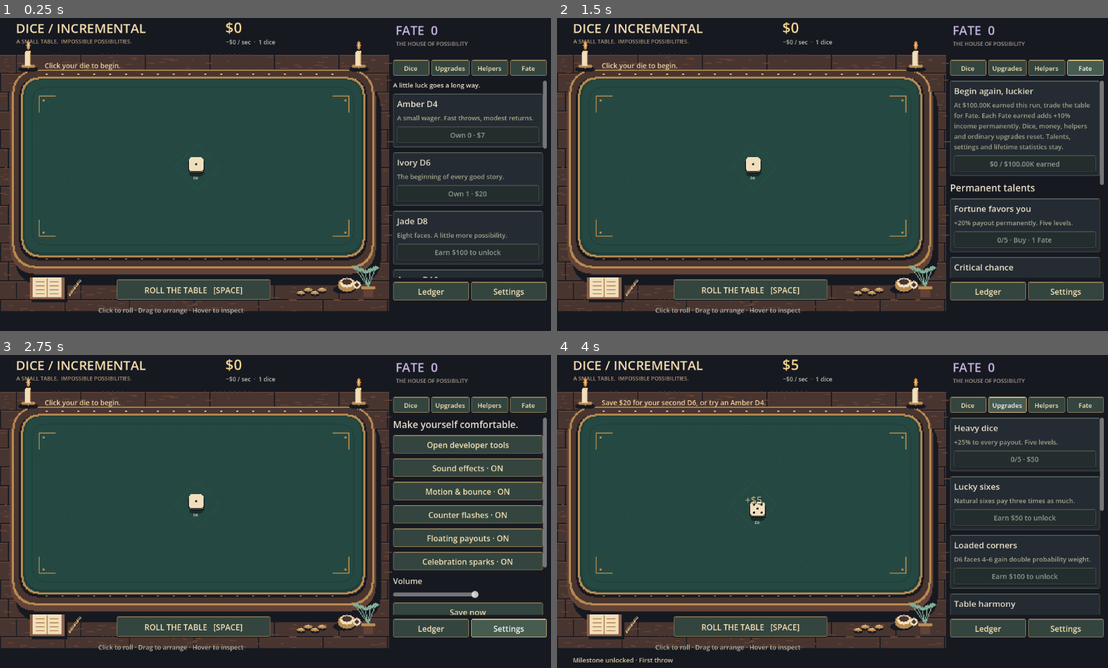
Above: before the commit, frames 1-4 (two rows, left to right).
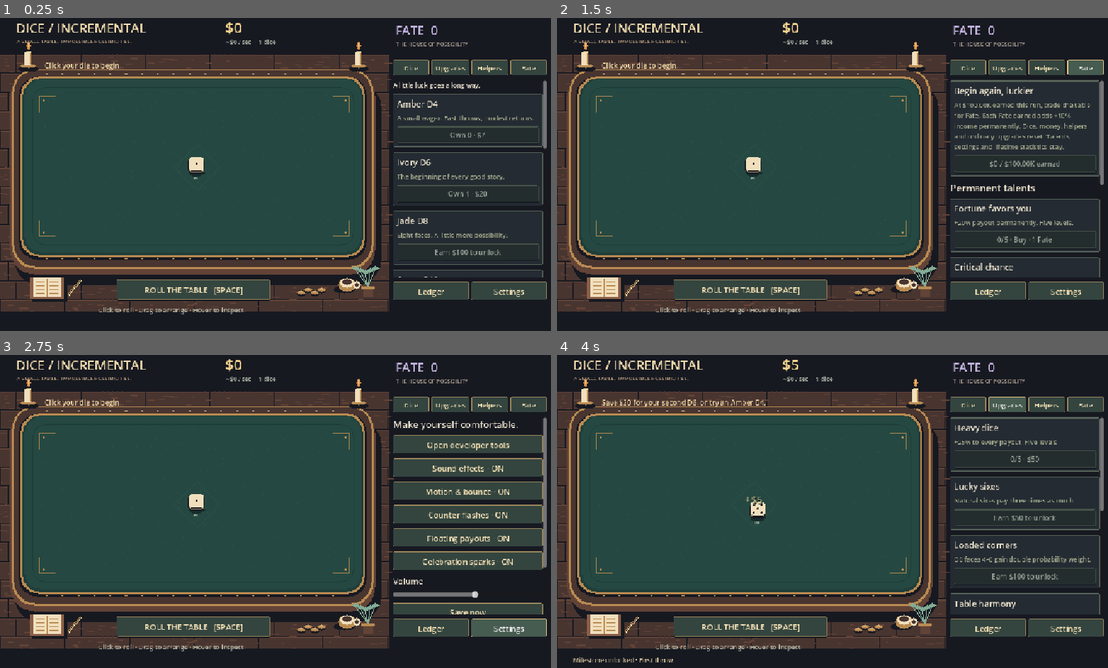
Above: after the commit, the same moments.

Repository: AmitShok/Dice-Incremental-game
Game: Godot game, scene res://scenes/main.tscn
The game is run twice, just before and just after one commit, with the same random seed, the same clock (stepped at 60 frames per second) and the same inputs.
Inputs:
- Up to frame 1 (0.25 s): no input
- Up to frame 2 (1.5 s): click "Dice" at 0.5 s; click "Fate" at 1.25 s
- Up to frame 3 (2.75 s): click "Settings" at 2 s
- Up to frame 4 (4 s): click "ROLL THE TABLE [SPACE]" at 2.75 s; click "Upgrades" at 3.5 s

The runs differ from the first frame. In frame 1, 6.3% of the frame differs, in the area x 0-100%, y 1-95%; in frame 2, 7.2%; in frame 3, 7.2%; in frame 4, 7.0%.

Commit message:
Fit game to resized windows while preserving aspect ratio

Diff:
--- a/project.godot
+++ b/project.godot
@@ -27,7 +27,8 @@
 window/size/window_width_override=1120
 window/size/window_height_override=640
 window/stretch/mode="canvas_items"
-window/stretch/scale_mode="integer"
+window/stretch/aspect="keep"
+window/stretch/scale_mode="fractional"
 
 [physics]
 
--- /dev/null
+++ b/tests/resize_runner.gd
@@ -0,0 +1,49 @@
+extends SceneTree
+
+var failures: int = 0
+
+func _initialize() -> void:
+	call_deferred("run")
+
+func check(condition: bool, message: String) -> void:
+	if not condition:
+		failures += 1
+		push_error(message)
+
+func run() -> void:
+	if not OS.get_cmdline_user_args().has("--test"):
+		quit(1)
+		return
+	var main: Control = load("res://scenes/main.tscn").instantiate()
+	root.add_child(main)
+	var folder: String = OS.get_environment("DICE_TEST_OUTPUT")
+	for dimensions in [Vector2i(640,360), Vector2i(800,800), Vector2i(1400,700), Vector2i(1120,640)]:
+		root.size = dimensions
+		await create_timer(0.15).timeout
+		await RenderingServer.frame_post_draw
+		var logical: Vector2 = root.get_visible_rect().size
+		var transform: Transform2D = root.get_final_transform()
+		print("RESIZE ", root.size, " logical=", logical, " transform=", transform)
+		check(logical.is_equal_approx(Vector2(1120,640)), "Logical layout changed at " + str(dimensions))
+		# Letterbox dimensions round to physical pixels, so allow one pixel of error.
+		var expected_scale: float = minf(root.size.x / 1120.0, root.size.y / 640.0)
+		check(absf(transform.x.length() - expected_scale) * 1120 <= 1.01 and absf(transform.y.length() - expected_scale) * 640 <= 1.01, "Incorrect aspect scaling at " + str(dimensions))
+		var bottom_right: Vector2 = transform * Vector2(1120,640)
+		check(bottom_right.x <= root.size.x + 1 and bottom_right.y <= root.size.y + 1 and transform.origin.x >= -1 and transform.origin.y >= -1, "Game clips window at " + str(dimensions))
+		var settings_button: Button = main.shop.get_node("Footer/Settings")
+		var point: Vector2 = transform * settings_button.get_global_rect().get_center()
+		for pressed in [true, false]:
+			var click := InputEventMouseButton.new()
+			click.button_index = MOUSE_BUTTON_LEFT
+			click.pressed = pressed
+			click.position = point
+			click.global_position = point
+			root.push_input(click, false)
+		await process_frame
+		check(main.shop.page == "Settings", "Scaled Settings click missed at " + str(dimensions))
+		main.shop.show_page("Dice")
+		if not folder.is_empty():
+			await RenderingServer.frame_post_draw
+			root.get_texture().get_image().save_png(folder.path_join("resize-%dx%d.png" % [dimensions.x, dimensions.y]))
+	print("RESIZE RESULT: ", failures, " failures")
+	quit(1 if failures else 0)
Not shown, added: tests/resize_runner.gd.uid
Not shown, changed: CHANGELOG.md
Not shown, changed: README.md
Not shown, changed: tests/VERIFICATION.md
